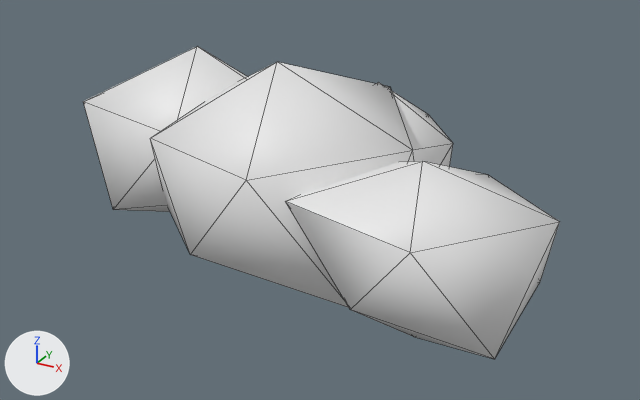
One commit to the glTF model models/scenery/bush_low.glb: the scene before it, then after it.
Camera for both pictures: a 50 mm lens placed at (1.167, -1.895, 1.134), pointed at (0.063, 0.112, 0.13). The lights are fixed; the arrows at lower left show +X, +Y and +Z. The picture after the commit comes second. Mesh edges are drawn as thin lines. Vertices at exactly the same position are counted once.

The first picture shows 'Bush'.
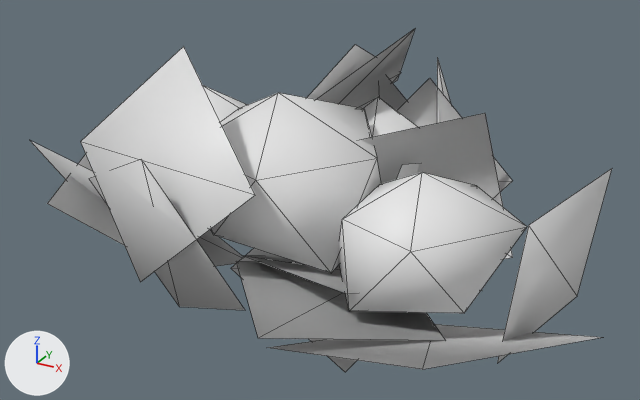
The change in detail:
me_blob0 is used by ob_bush; location (0.0, 0.0, 0.0).
me_blob0 had 48 vertices, 80 faces and spanned x -0.693..0.778, y -0.336..0.623, z -0.084..0.546.
me_blob0 now has 120 vertices, 116 faces and spans x -0.797..0.91, y -0.602..0.86, z -0.264..0.604.
me_blob0 part 1: the loose piece of 12 vertices spanning x -0.395..0.383, y -0.311..0.41, z -0.042..0.546 is scaled about its middle by 0.75, then moved by (0.002, -0.012, -0.008).
me_blob0 part 2: the loose piece of 12 vertices spanning x -0.693..-0.054, y -0.114..0.485, z -0.048..0.496 is rebuilt with 12 vertices and now spans x -0.65..-0.168, y -0.045..0.44, z -0.007..0.381.
me_blob0 part 3: the loose piece of 12 vertices spanning x 0.191..0.778, y -0.336..0.172, z -0.084..0.392 is rebuilt with 12 vertices and now spans x 0.23..0.707, y -0.323..0.117, z 0.0..0.364.
Part 4, on me_blob0:
11 vertices are removed from x -0.147..0.341, y 0.112..0.623, z -0.027..0.404.
20 faces are deleted.
83 vertices are added at x -0.797..0.91, y -0.602..0.86, z -0.264..0.604.
56 new faces join them.

Changed parts and their boxes [x1, y1, x2, y2] in the pictures (640 x 400 px; the box of a moved part takes in the faces that stretch with it):
'Bush', reshaped (22% wider, 10% taller)
    before: [83, 46, 560, 359]
    after: [31, 28, 612, 372]
part 1 of me_blob0, moved or reshaped
    before: [151, 62, 414, 308]
    after: [211, 93, 381, 273]
part 2 of me_blob0, rebuilt
    before: [83, 46, 248, 212]
    after: [203, 86, 247, 122]
part 3 of me_blob0, rebuilt (31% narrower, 29% shorter)
    before: [286, 161, 560, 359]
    after: [339, 172, 527, 313]
part 4 of me_blob0, built on
    before: [376, 82, 453, 167]
    after: [31, 28, 612, 372]
